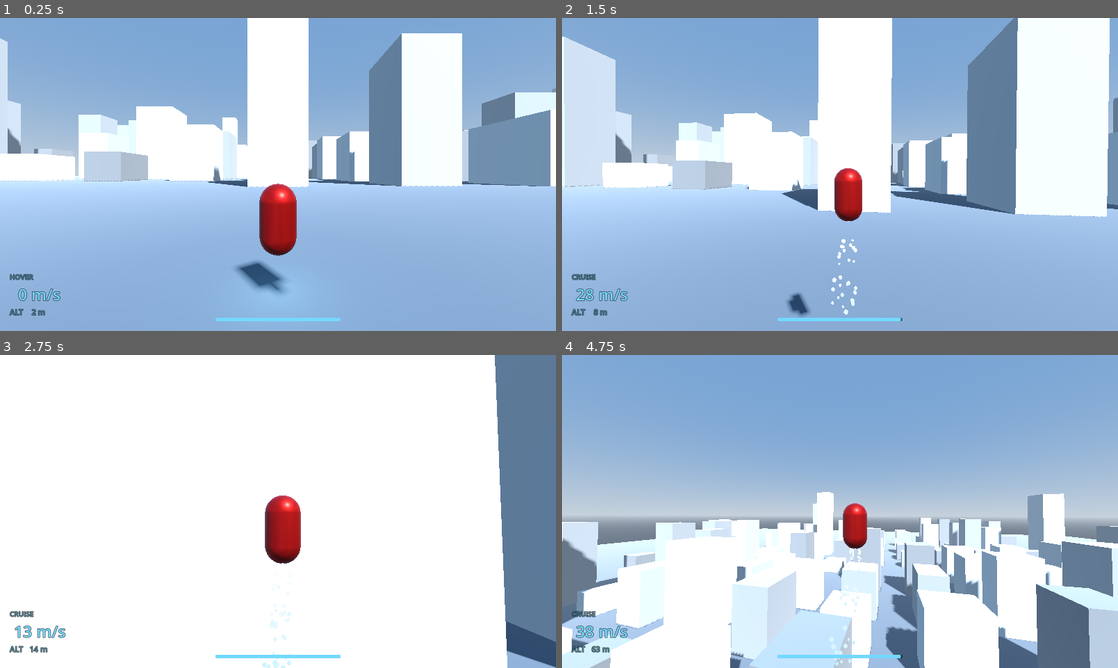
Above: before the commit, frames 1-4 (two rows, left to right).
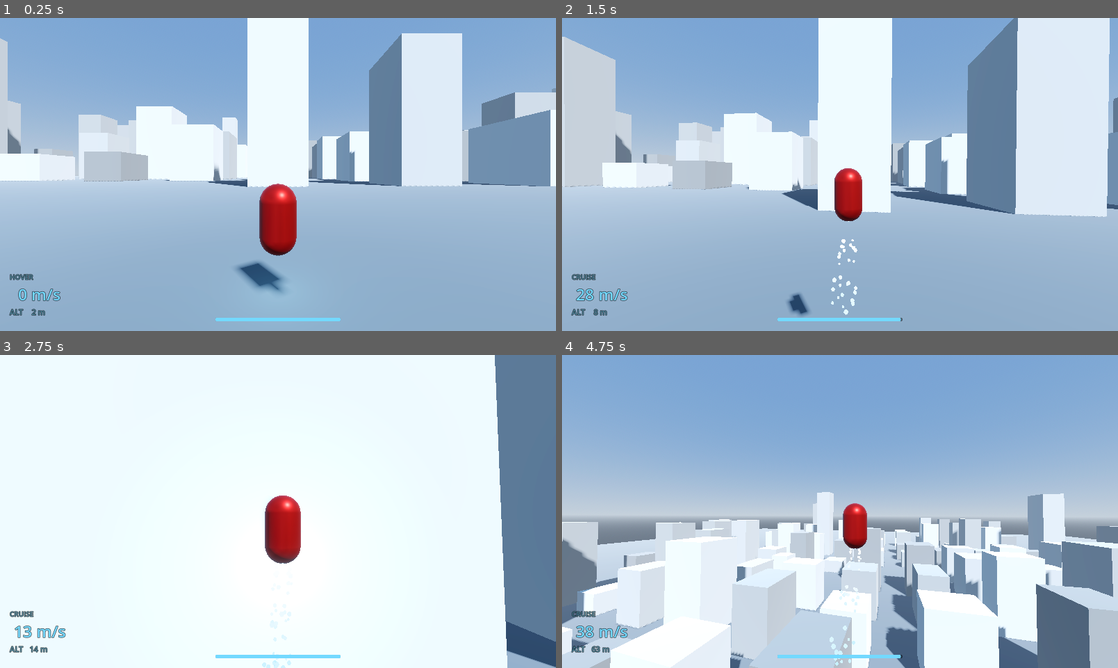
Above: after the commit, the same moments.

Repository: kee5625/iron-man
Game: Godot game, scene res://scenes/main.tscn
Two runs of this game, one before a commit and one after it. Both use one fixed random seed, a clock stepped at 60 frames per second and the inputs below.
Inputs (mouse positions are in pixels of both pictures, inside the frame that each line leads up to):
- Up to frame 1 (0.25 s): no input
- Up to frame 2 (1.5 s): tap Enter at 0.5 s; move the mouse to (867, 174) at 0.52 s; hold Space (ascend) 0.53-1.28 s; hold W (move_forward) from 0.53 s (still down); move the mouse to (812, 174) at 1.27 s; tap Shift (boost) at 1.35 s
- Up to frame 3 (2.75 s): keep holding W (move_forward); move the mouse to (289, 505) at 2.02 s; hold Space (ascend) from 2.03 s (still down)
- Up to frame 4 (4.75 s): keep holding W (move_forward); move the mouse to (834, 517) at 2.77 s; release Space (ascend) at 2.78 s; tap Shift (boost) at 2.85, 4.35 s; move the mouse to (878, 514) at 3.52 s; hold Space (ascend) 3.53-4.28 s; move the mouse to (795, 508) at 4.27 s

The runs differ from the first frame. In frame 1, 13% of the frame differs, in the area x 0-100%, y 4-64%; in frame 2, 18%, in the area x 0-100%, y 0-67%; in frame 3, 0.1%; in frame 4, 14%.

Commit message:
drown spawner script link

Diff:
--- a/scenes/main.tscn
+++ b/scenes/main.tscn
@@ -1,7 +1,8 @@
-[gd_scene load_steps=6 format=3]
+[gd_scene load_steps=7 format=3]
 
 [ext_resource type="Script" path="res://scripts/greybox_builder.gd" id="1"]
 [ext_resource type="PackedScene" path="res://scenes/player.tscn" id="2"]
+[ext_resource type="Script" path="res://scripts/drone_spawner.gd" id="3"]
 
 [sub_resource type="ProceduralSkyMaterial" id="sky_mat"]
 sky_top_color = Color(0.27, 0.45, 0.7, 1)
@@ -16,6 +17,8 @@
 background_mode = 2
 sky = SubResource("sky")
 tonemap_mode = 2
+glow_enabled = true
+glow_intensity = 0.6
 fog_enabled = true
 fog_light_color = Color(0.6, 0.67, 0.75, 1)
 fog_density = 0.0008
@@ -34,5 +37,8 @@
 [node name="Greybox" type="Node3D" parent="."]
 script = ExtResource("1")
 
+[node name="DroneSpawner" type="Node3D" parent="."]
+script = ExtResource("3")
+
 [node name="Player" parent="." instance=ExtResource("2")]
 transform = Transform3D(1, 0, 0, 0, 1, 0, 0, 0, 1, 0, 2, 270)
